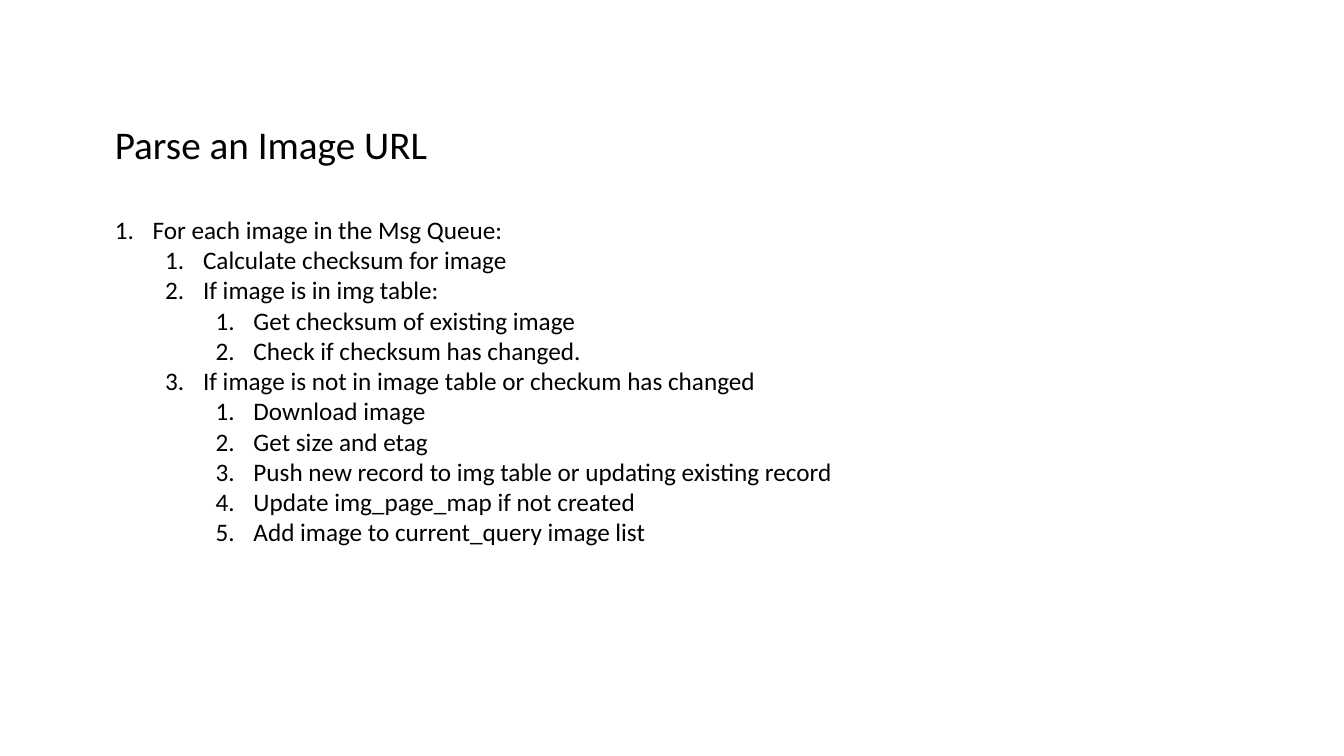
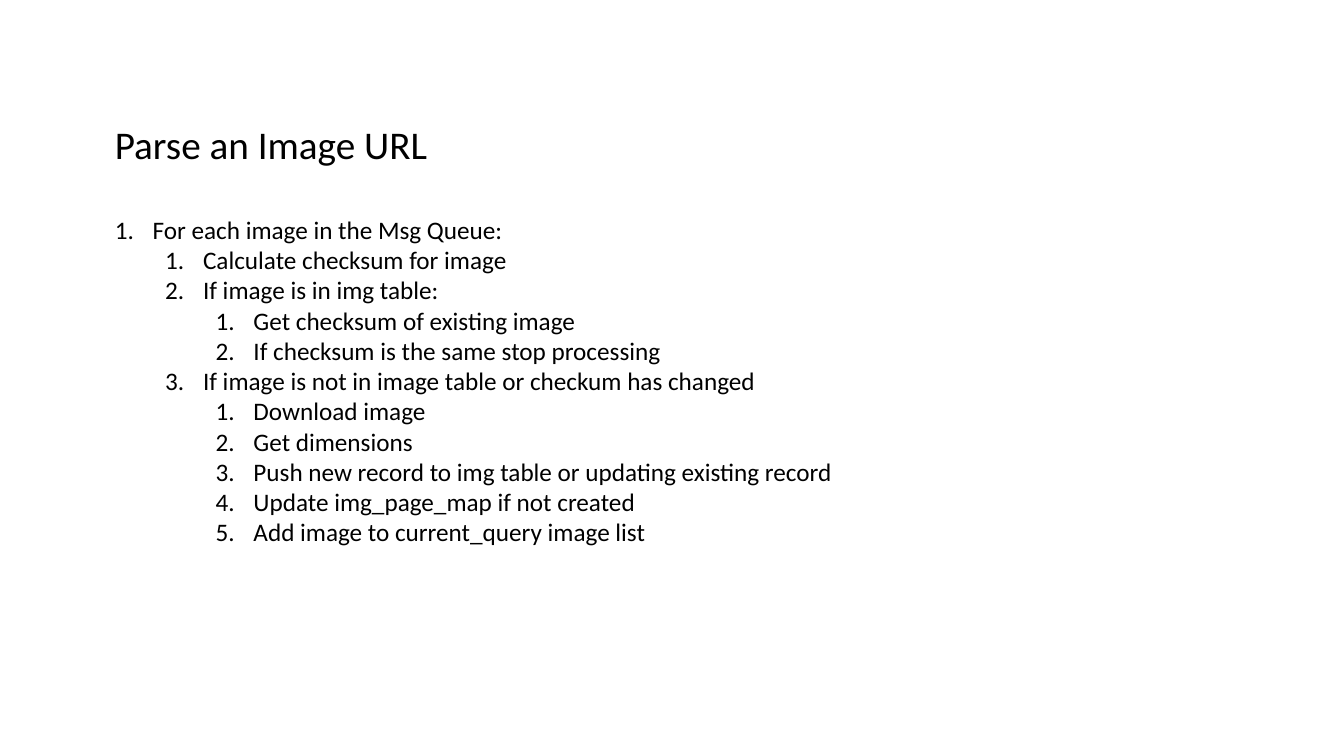
Before and after one commit to datim/squid, a slide deck: slide 6 of docs/design.pptx. Drawn at 1344x756 pixels with LibreOffice and Linux fonts; fonts in the diff are those of the drawing. Boxes give left, top, right and bottom in pixels: in the first picture for what was removed or moved away, otherwise in the second. Text is boxed around its words. In the diff, an @@ line names an element or a change of style, - is before the commit and + after.

Commit message:
Clear page topology at start of search. Check status in thread for max page counts

```diff
--- a/docs/design.pptx
+++ b/docs/design.pptx
@@ text at (253,342,661,365): text changed @@
-    2. Check if checksum has changed.
+    2. If checksum is the same stop processing
@@ text at (253,433,413,452): text changed @@
-    2. Get size and etag
+    2. Get dimensions
```
Also in this commit, not shown: 5 other slides changed, 2 slides added, 2 slides removed, 3 other files.
